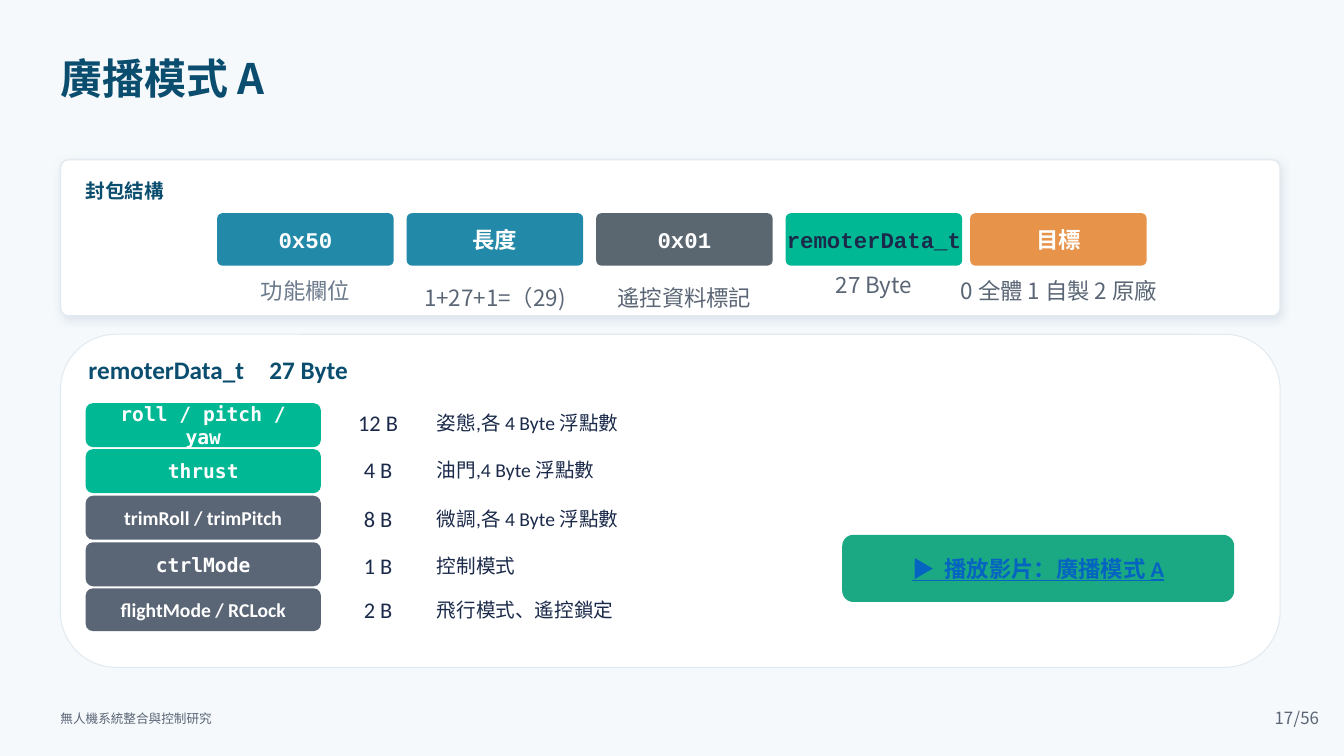
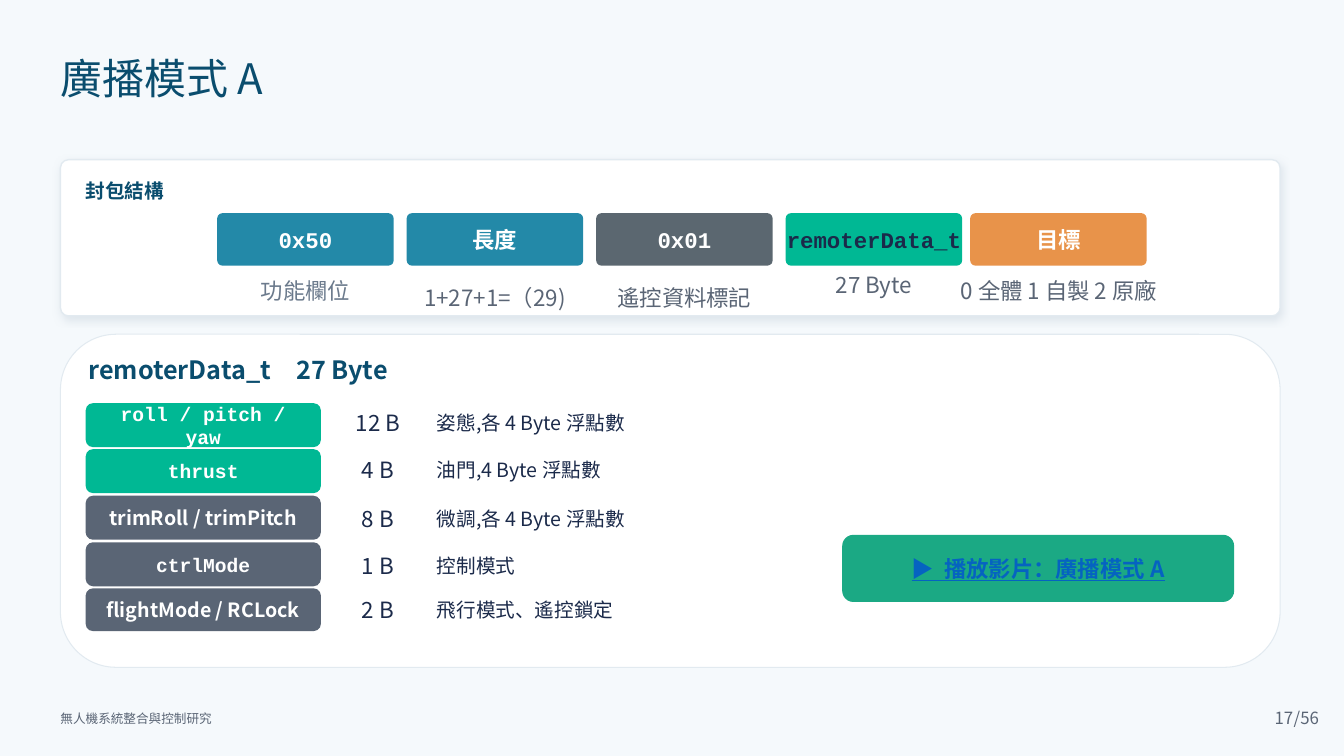
Before and after one commit to lingken1028/-, a slide deck: slide 17 of 無人機系統整合與控制研究_口試簡報 (2).pptx. Drawn at 1344x756 pixels with LibreOffice and Linux fonts; fonts in the diff are those of the drawing. Boxes give left, top, right and bottom in pixels: in the first picture for what was removed or moved away, otherwise in the second. Text is boxed around its words. In the diff, an @@ line names an element or a change of style, - is before the commit and + after.

```diff
--- a/無人機系統整合與控制研究_口試簡報 (2).pptx
+++ b/無人機系統整合與控制研究_口試簡報 (2).pptx
@@ text "廣播模式 A" at <box>60,58,264,98</box>: bold off @@
@@ rounded rectangle "roll / pitch / yaw" at <box>86,403,321,448</box>: font DejaVu Sans Mono to Courier New @@
@@ text "ctrlMode" at <box>156,558,250,572</box>: font DejaVu Sans Mono to Courier New @@
@@ font Calibri to Noto Sans CJK TC in 12 elements at <box>843,535,1235,603</box>, <box>88,360,388,385</box>, <box>356,414,401,431</box>, <box>437,413,625,435</box>, <box>362,461,394,478</box>, <box>437,460,601,482</box>, <box>86,496,321,540</box>, <box>362,510,394,528</box>, <box>437,509,625,531</box>, <box>362,557,394,574</box>, <box>86,589,321,631</box>, <box>362,601,394,618</box> @@
```
Also in this commit, not shown: 49 other slides changed.
